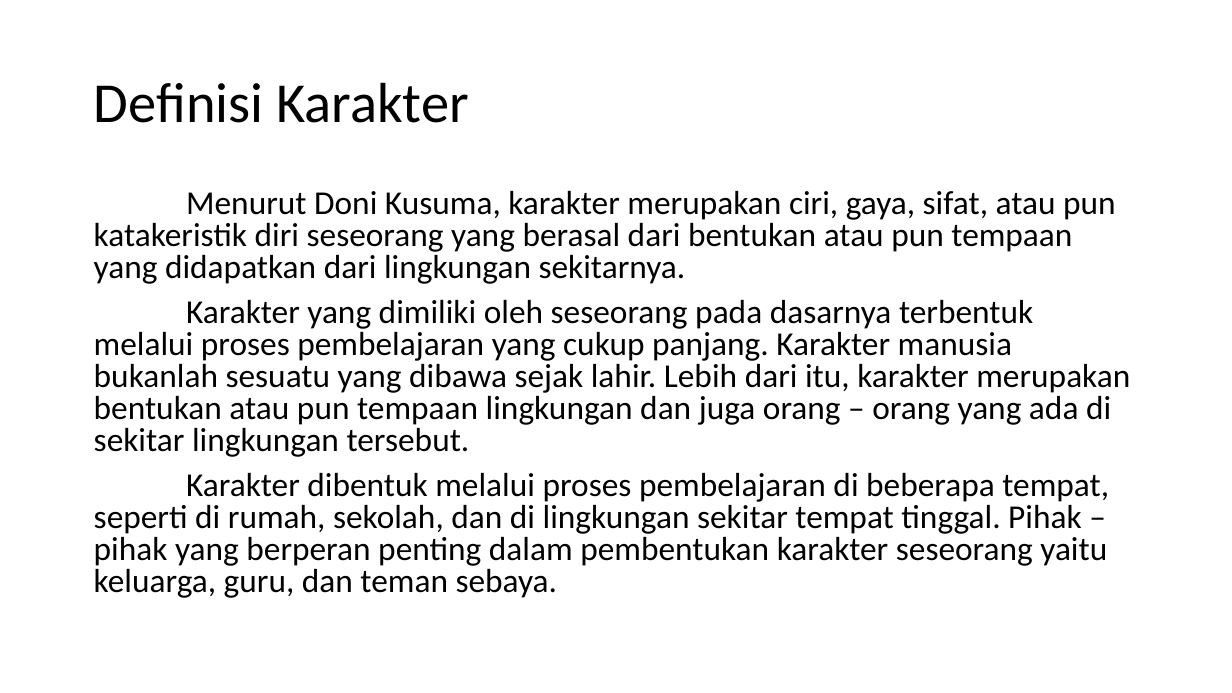
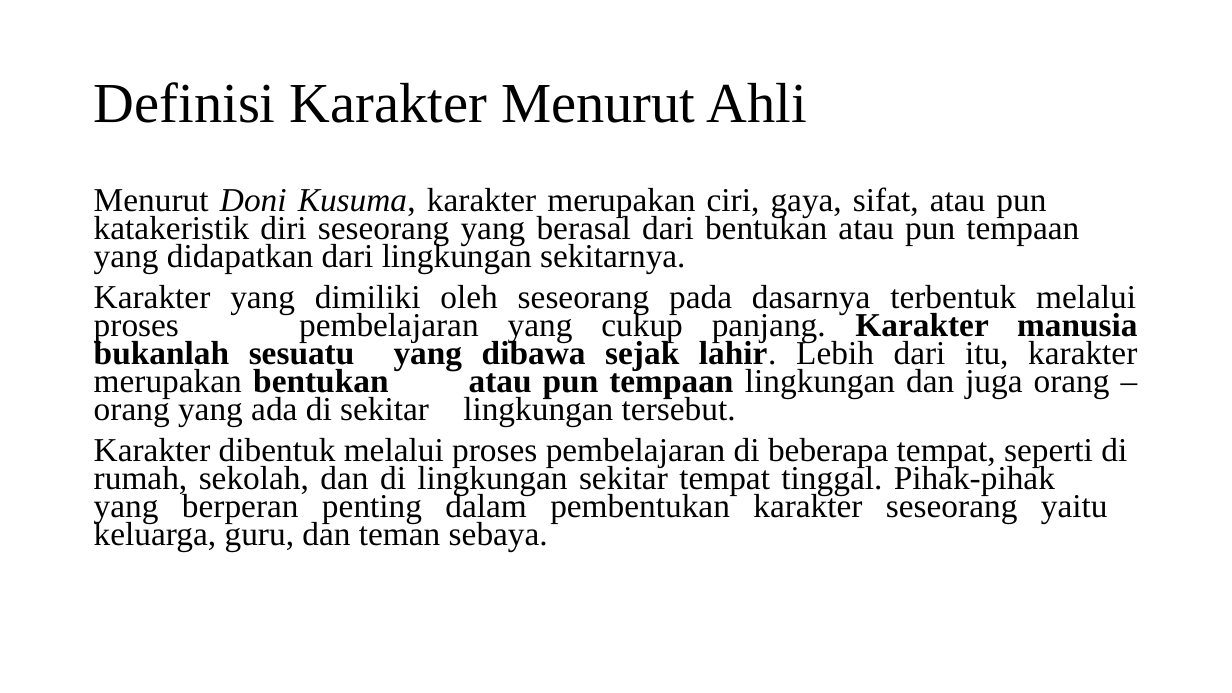
Before and after one commit to faizalakhsan/Tugas-CB-Fisika, a slide deck: slide 4 of Kelompok 5 Character Building.ppt (slide 2 before the commit). Drawn at 1232x693 pixels with LibreOffice and Linux fonts; fonts in the diff are those of the drawing. Boxes give left, top, right and bottom in pixels: in the first picture for what was removed or moved away, otherwise in the second. Text is boxed around its words. In the diff, an @@ line names an element or a change of style, - is before the commit and + after.

```diff
--- a/Kelompok 5 Character Building.ppt
+++ b/Kelompok 5 Character Building.ppt
@@ title at [94, 82, 807, 123]: text changed; font Calibri to Times New Roman @@
-Definisi Karakter
+Definisi Karakter Menurut Ahli
@@ text at [94, 187, 1137, 427]: font Calibri to Times New Roman in "Menurut Doni Kusuma, karakter merupakan ciri, gaya, ...", "Karakter yang dimiliki oleh seseorang pada dasarnya ..."; italic on in "Doni Kusuma,"; bold on in "Karakter manusia bukanlah sesuatu yang dibawa sejak ..."; alignment left to justified; line spacing 0.8 to 0.7 @@
@@ text at [94, 438, 1127, 551]: text changed; font Calibri to Times New Roman @@
-Karakter dibentuk melalui proses pembelajaran di beberapa tempat, seperti di rumah, sekolah, dan di lingkungan sekitar tempat tinggal. Pihak – pihak yang berperan penting dalam pembentukan karakter seseorang yaitu keluarga, guru, dan teman sebaya.
+Karakter dibentuk melalui proses pembelajaran di beberapa tempat, seperti di rumah, sekolah, dan di lingkungan sekitar tempat tinggal. Pihak-pihak yang berperan penting dalam pembentukan karakter seseorang yaitu keluarga, guru, dan teman sebaya.
```
Also in this commit, not shown: 1 other slide changed, 5 slides added, 3 slides removed.
